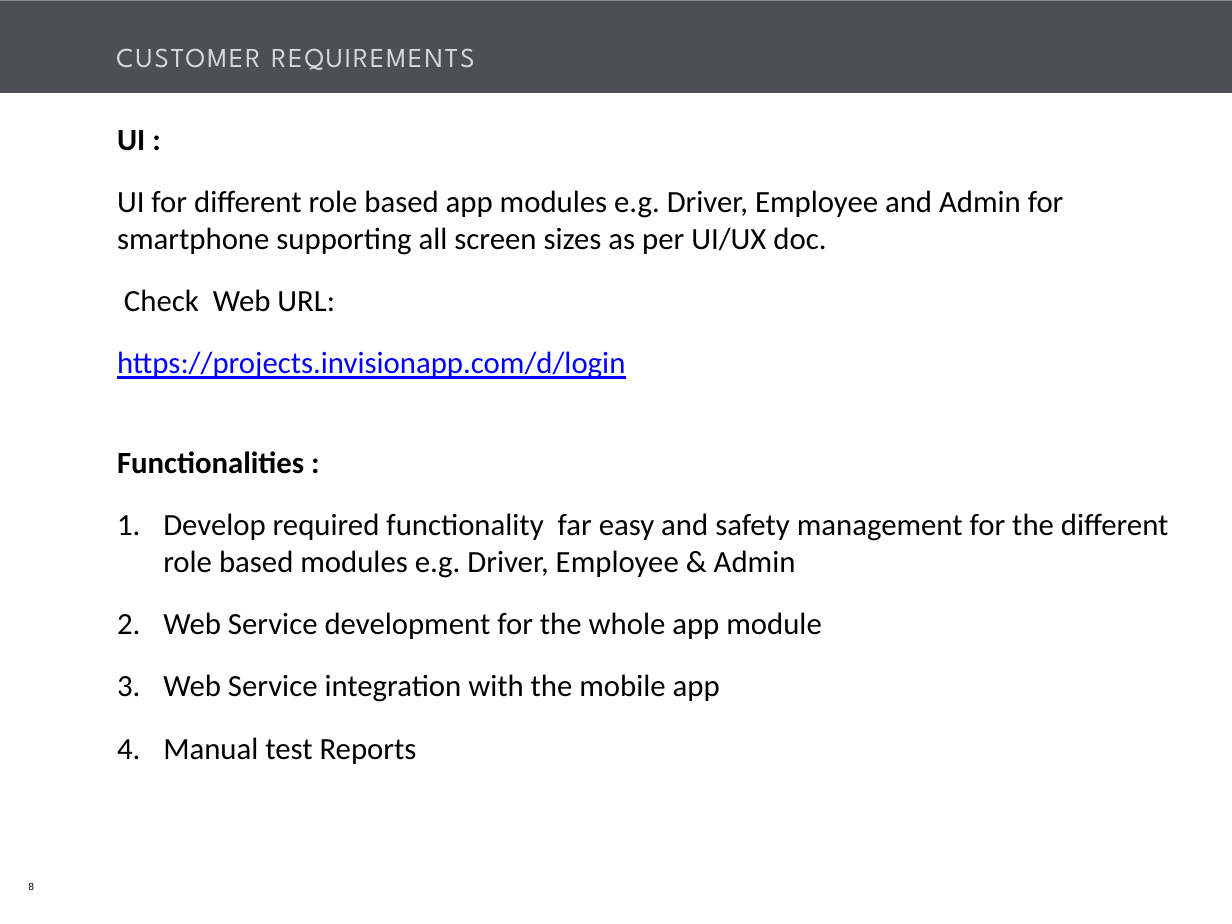
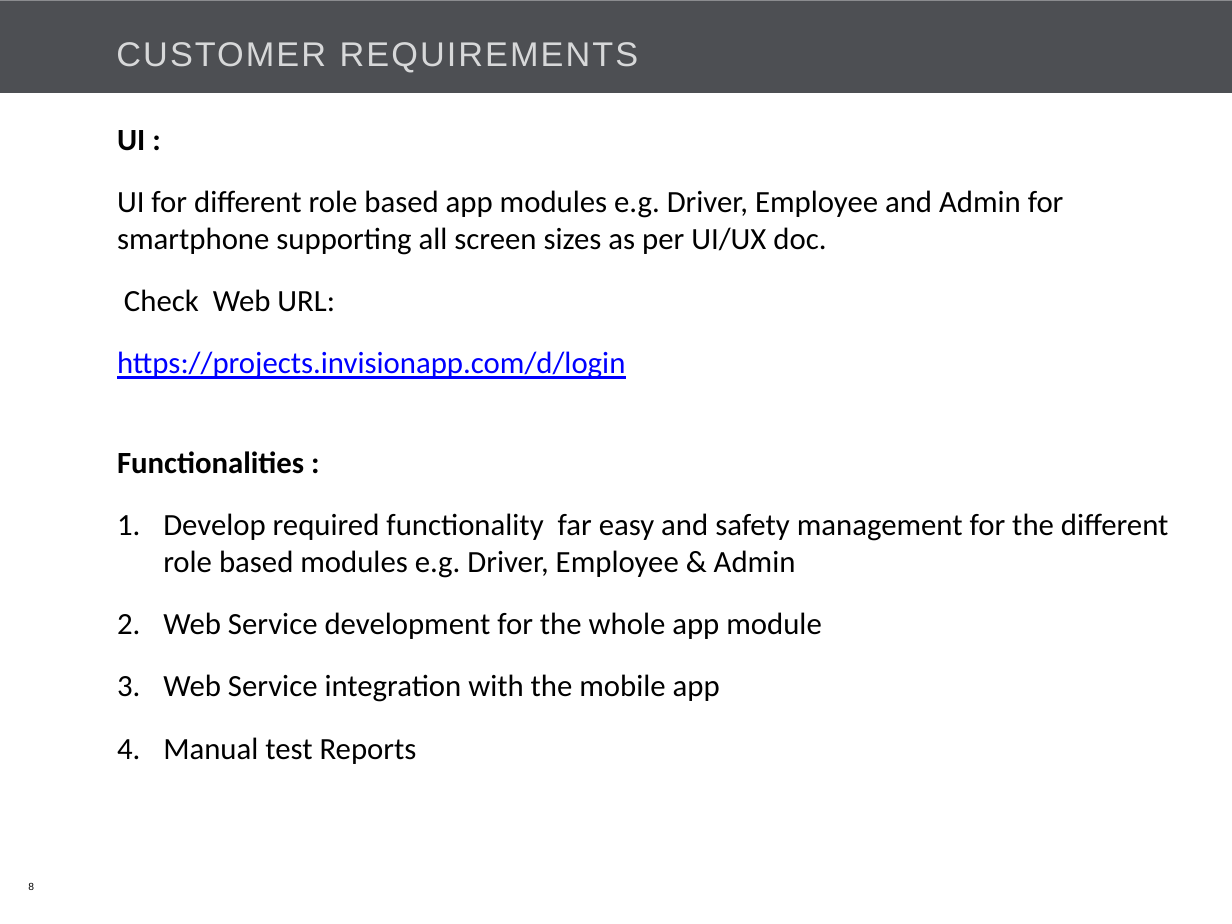
Before and after one commit to Bajarangi/demo, a slide deck: slide 8 of trunk/EasiCab/Documents/EASiCab_POC_kick off.pptx. Drawn at 1232x924 pixels with LibreOffice and Linux fonts; fonts in the diff are those of the drawing; background and template pictures are left out. Boxes give left, top, right and bottom in pixels: in the first picture for what was removed or moved away, otherwise in the second. Text is boxed around its words. In the diff, an @@ line names an element or a change of style, - is before the commit and + after.

```diff
--- a/trunk/EasiCab/Documents/EASiCab_POC_kick off.pptx
+++ b/trunk/EasiCab/Documents/EASiCab_POC_kick off.pptx
@@ title "CUSTOMER REQUIREMENTS" at <box>116,42,638,72</box>: size 16 to 20 pt, font League Spartan to Arial @@
```
Also in this commit, not shown: 19 other slides changed, 1 slide added.
